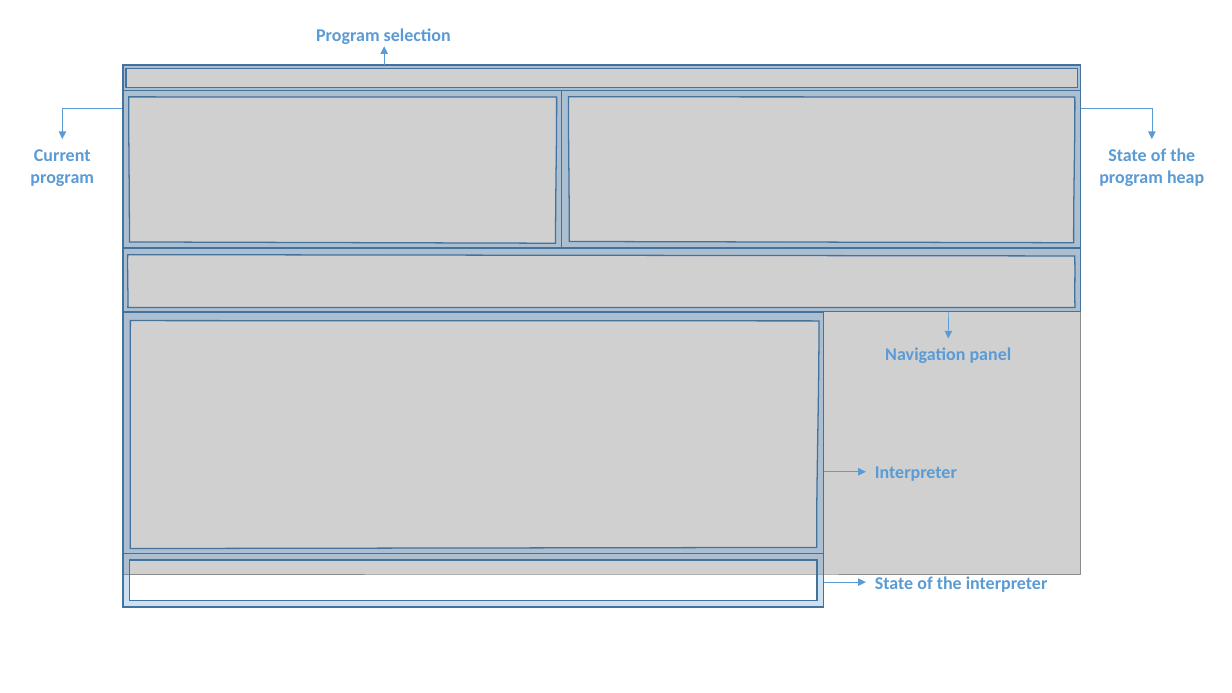
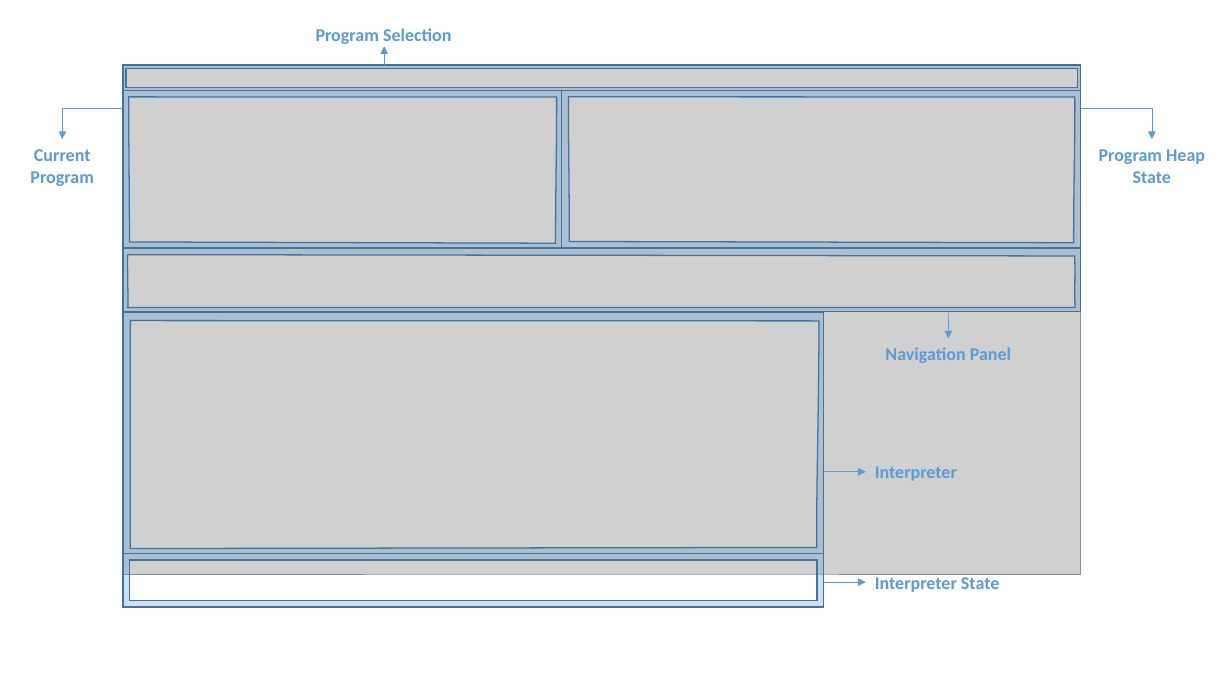
Before and after one commit to jscert/jsexplain, a slide deck: slide 1 of doc/screenshots/001_Breakdown.pptx. Drawn at 1232x693 pixels with LibreOffice and Linux fonts; fonts in the diff are those of the drawing; grey boxes stand for pictures. Boxes give left, top, right and bottom in pixels: in the first picture for what was removed or moved away, otherwise in the second. Text is boxed around its words. In the diff, an @@ line names an element or a change of style, - is before the commit and + after.

```diff
--- a/doc/screenshots/001_Breakdown.pptx
+++ b/doc/screenshots/001_Breakdown.pptx
@@ text at [316,28,451,44]: text changed @@
-Program selection
+Program Selection
@@ text at [30,149,93,186]: text changed @@
-Current program
+Current Program
@@ text at [1099,149,1205,183]: text changed @@
-State of the program heap
+Program Heap State
@@ text at [885,347,1011,363]: text changed @@
-Navigation panel
+Navigation Panel
@@ text at [875,574,999,592]: text changed @@
-State of the interpreter
+Interpreter State
```
Also in this commit, not shown: 2 other files.
